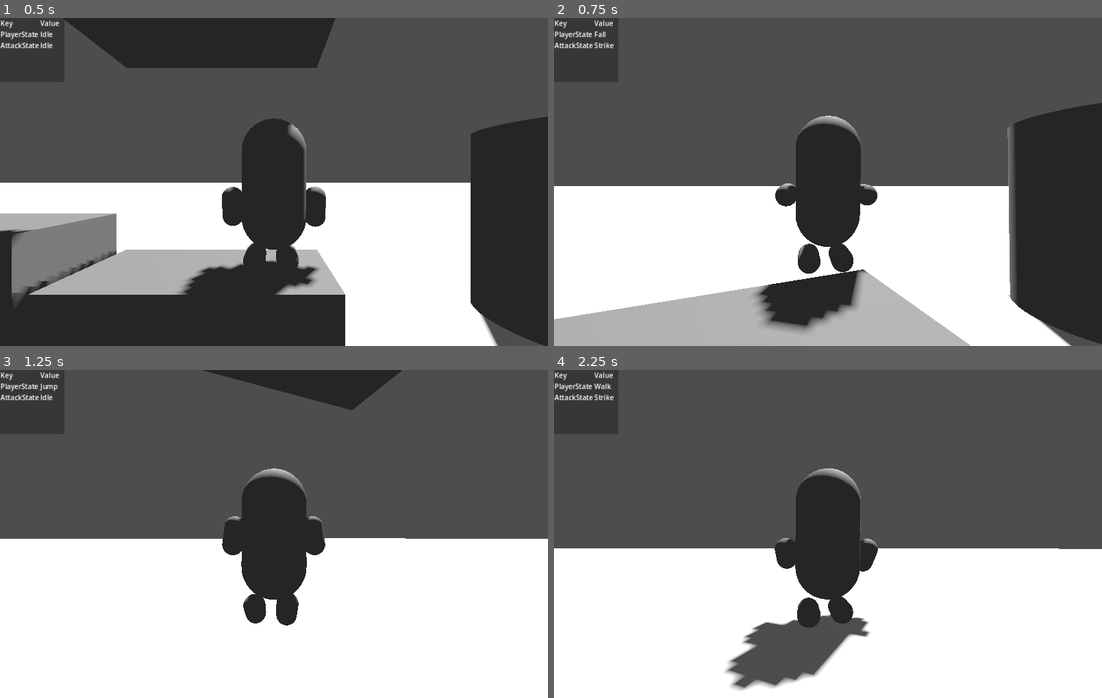
Above: before the commit, frames 1-4 (two rows, left to right).
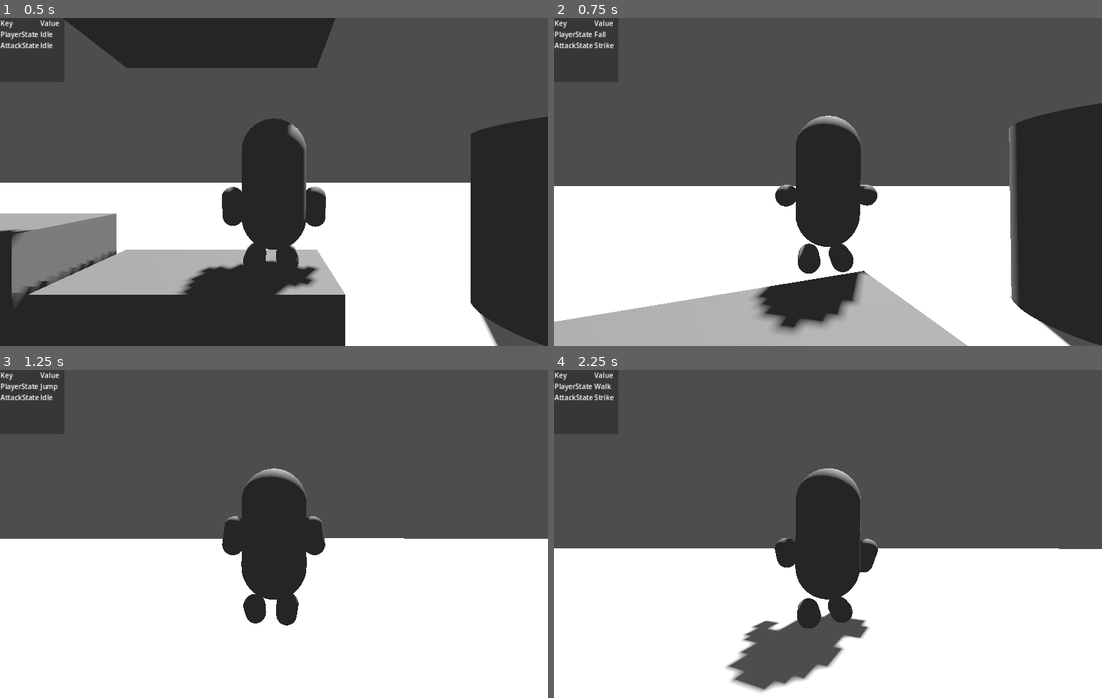
Above: after the commit, the same moments.

Repository: ee0pdt/godot-tps-test
Game: Godot game, scene res://main.tscn
Same seed, same stepped clock (60 frames per second), same inputs: the game is played once before the commit and once after it.
Inputs (mouse positions are in pixels of both pictures, inside the frame that each line leads up to):
- Up to frame 1 (0.5 s): no input
- Up to frame 2 (0.75 s): move the mouse to (855, 182) at 0.52 s; hold Up (forward) from 0.53 s (still down); click (855, 182) at 0.6 s
- Up to frame 3 (1.25 s): keep holding Up (forward); tap Space (jump) at 0.77 s
- Up to frame 4 (2.25 s): keep holding Up (forward); move the mouse to (800, 534) at 1.27 s; click (800, 534) at 1.35 s; tap Space (jump) at 1.52 s; move the mouse to (838, 527) at 2.02 s; click (838, 527) at 2.1 s

Frame 1 is identical in both runs. In frame 2, 1.2% of the frame differs, in the area x 0-100%, y 25-100%; in frame 3, 2.3%, in the area x 37-74%, y 0-74%; in frame 4, 1.1%.

Commit message:
Finished refactoring states

Diff:
--- a/player/movement_states/player_fall.gd
+++ b/player/movement_states/player_fall.gd
@@ -37,20 +37,7 @@
 		player.velocity.y -= player.gravity * delta
 		falling_time += delta
 
-		# Get the input direction and handle the movement/deceleration.
-		var input_dir = Input.get_vector("left", "right", "forward", "backward")
-		var direction = (camera_base.global_transform.basis * Vector3(input_dir.x, 0, input_dir.y)).normalized()
-
-		# We allow for limited movement in air - the AIR_SPEED const is set lower to account for this
-		if direction:
-			player.velocity.x = direction.x * player.AIR_SPEED
-			player.velocity.z = direction.z * player.AIR_SPEED
-			player.rotate_to_camera(direction)
-		else:
-			player.velocity.x = move_toward(player.velocity.x, 0, player.AIR_SPEED)
-			player.velocity.z = move_toward(player.velocity.z, 0, player.AIR_SPEED)
-
-		player.move_and_slide()
+		player.process_movement(player.AIR_SPEED)
 
 
 # Called by the state machine upon changing the active state. The `msg` parameter
--- a/player/movement_states/player_idle.gd
+++ b/player/movement_states/player_idle.gd
@@ -23,12 +23,10 @@
 		state_machine.transition_to("Jump")
 
 	else:
-		var velocity = player.process_movement(player.SPEED)
+		player.process_movement(player.SPEED)
 
 		if player.velocity.length() > 0.0:
 			state_machine.transition_to("Walk")
-
-		player.move_and_slide()
 
 
 # Called by the state machine upon changing the active state. The `msg` parameter
--- a/player/movement_states/player_jump.gd
+++ b/player/movement_states/player_jump.gd
@@ -32,21 +32,7 @@
 	else:
 		player.velocity.y -= player.gravity * delta
 
-		# Get the input direction and handle the movement/deceleration.
-		# As good practice, you should replace UI actions with custom gameplay actions.
-		var input_dir = Input.get_vector("left", "right", "forward", "backward")
-		var direction = (camera_base.global_transform.basis * Vector3(input_dir.x, 0, input_dir.y)).normalized()
-
-		# As with falling, we allow for some limited in-air movement
-		if direction:
-			player.velocity.x = direction.x * player.AIR_SPEED
-			player.velocity.z = direction.z * player.AIR_SPEED
-			player.rotate_to_camera(direction)
-		else:
-			player.velocity.x = move_toward(player.velocity.x, 0, player.AIR_SPEED)
-			player.velocity.z = move_toward(player.velocity.z, 0, player.AIR_SPEED)
-
-		player.move_and_slide()
+		player.process_movement(player.AIR_SPEED)
 
 
 # Called by the state machine upon changing the active state. The `msg` parameter
--- a/player/movement_states/player_walk.gd
+++ b/player/movement_states/player_walk.gd
@@ -23,9 +23,9 @@
 	elif Input.is_action_just_pressed("jump") and player.is_on_floor():
 		state_machine.transition_to("Jump")
 	else:
-		var velocity = player.process_movement(player.SPEED)
+		player.process_movement(player.SPEED)
 
-		if velocity.length() < 1.0:
+		if player.velocity.length() < 1.0:
 			state_machine.transition_to("Idle")
 
 
--- a/player/player.gd
+++ b/player/player.gd
@@ -57,7 +57,7 @@
 		camera_base.rotation.y += old - rotation.y
 
 
-func process_movement(speed: float) -> Vector3:
+func process_movement(speed: float) -> void:
 	# Get the input direction relative to the camera orientation
 	var input_dir = Input.get_vector("left", "right", "forward", "backward")
 	var direction = (camera_base.global_transform.basis * Vector3(input_dir.x, 0, input_dir.y)).normalized()
@@ -71,5 +71,3 @@
 		velocity.z = move_toward(velocity.z, 0, SPEED)
 
 	move_and_slide()
-
-	return velocity
